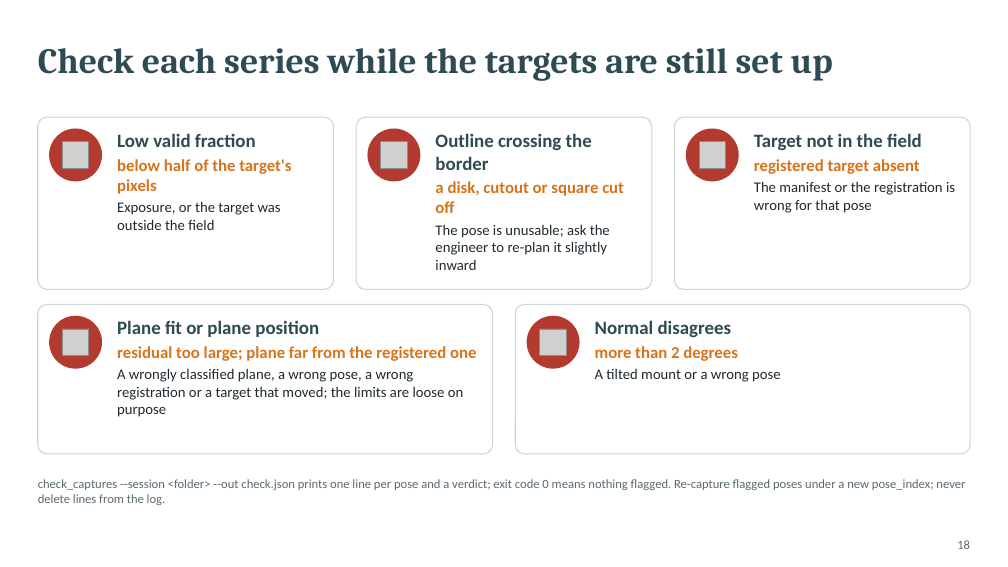
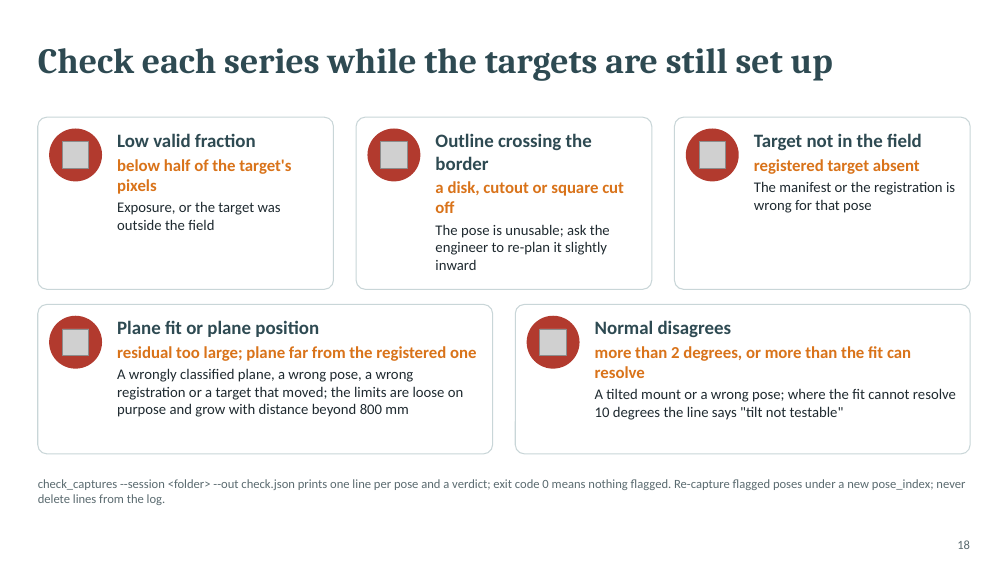
Before and after one commit to glibertyreach/sensor_performance_estimation, a slide deck: slide 18 of docs/presentations/vsx3000_test_procedure.pptx. Drawn at 1008x567 pixels with LibreOffice and Linux fonts; fonts in the diff are those of the drawing; grey boxes stand for pictures. Boxes give left, top, right and bottom in pixels: in the first picture for what was removed or moved away, otherwise in the second. Text is boxed around its words. In the diff, an @@ line names an element or a change of style, - is before the commit and + after.

```diff
--- a/docs/presentations/vsx3000_test_procedure.pptx
+++ b/docs/presentations/vsx3000_test_procedure.pptx
@@ text at (x1=595, y1=346, x2=956, y2=420): text changed @@
-more than 2 degrees
-A tilted mount or a wrong pose
+more than 2 degrees, or more than the fit can resolve
+A tilted mount or a wrong pose; where the fit cannot resolve 10 degrees the line says "tilt not testable"
@@ text at (x1=117, y1=368, x2=463, y2=417): text changed @@
-A wrongly classified plane, a wrong pose, a wrong registration or a target that moved; the limits are loose on purpose
+A wrongly classified plane, a wrong pose, a wrong registration or a target that moved; the limits are loose on purpose and grow with distance beyond 800 mm
```
Also in this commit, not shown: 11 other files.
